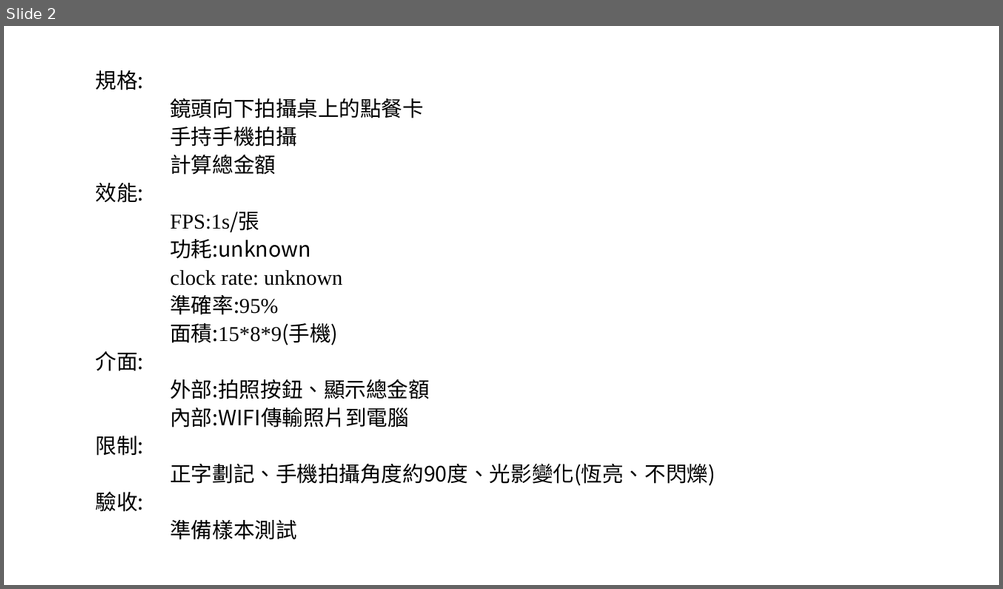
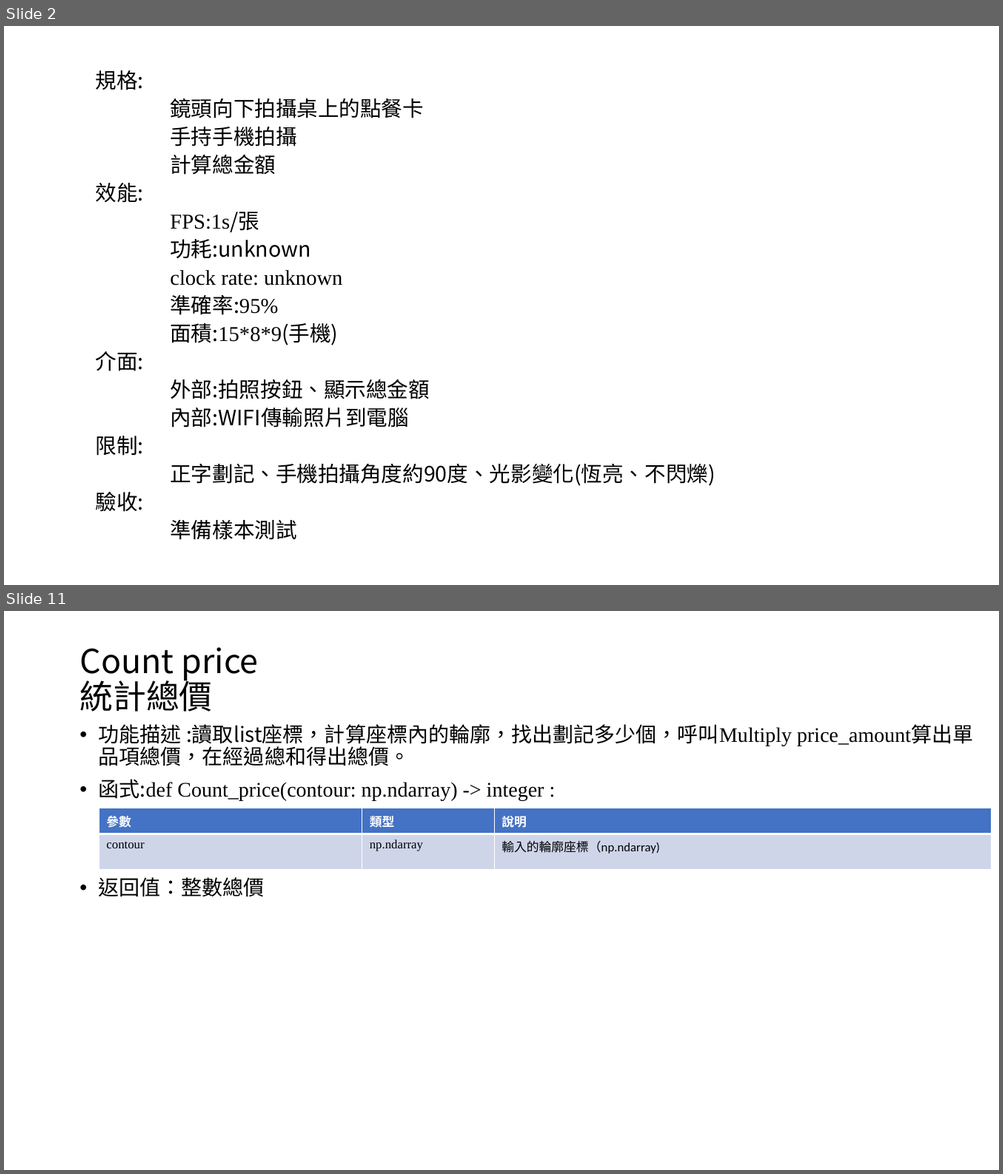
Before and after one commit to austin9328/Embedded_system, a slide deck: final_project/影像辨識 final_project.pptx. Shown one above the other, each under a label of ours: slide 2 before the commit, slides 2 and 11 after it; the slides between them are not shown. The pictures are 1003x589 and 1003x1174 pixels, drawn with LibreOffice and Linux fonts; fonts in the diff are those of the drawing. Boxes give left, top, right and bottom in pixels: in the first picture for what was removed or moved away, otherwise in the second. Text is boxed around its words. In the diff, an @@ line names an element or a change of style, - is before the commit and + after.

```diff
--- a/final_project/影像辨識 final_project.pptx
+++ b/final_project/影像辨識 final_project.pptx
@@ slide 11 added at (4, 611, 999, 1170), background #FFFFFF @@
@@ title added at (79, 647, 259, 712), 32 pt, text #000000 @@
+Count price
+統計總價
@@ text added at (99, 724, 973, 897), 20 pt, text #000000 @@
+• 功能描述 :讀取list座標，計算座標內的輪廓，找出劃記多少個，呼叫Multiply price_amount算出單品項總價，在經過總和得出總價。
+• 函式:def Count_price(contour: np.ndarray) -> integer :
+• 返回值：整數總價
@@ table added at (99, 809, 991, 869), 2 rows, 3 columns @@
+參數 | 類型 | 說明
+contour | np.ndarray | 輸入的輪廓座標（np.ndarray)
```
Also in this commit, not shown: 7 slides changed, 2 other slides added, 3 slides removed.
